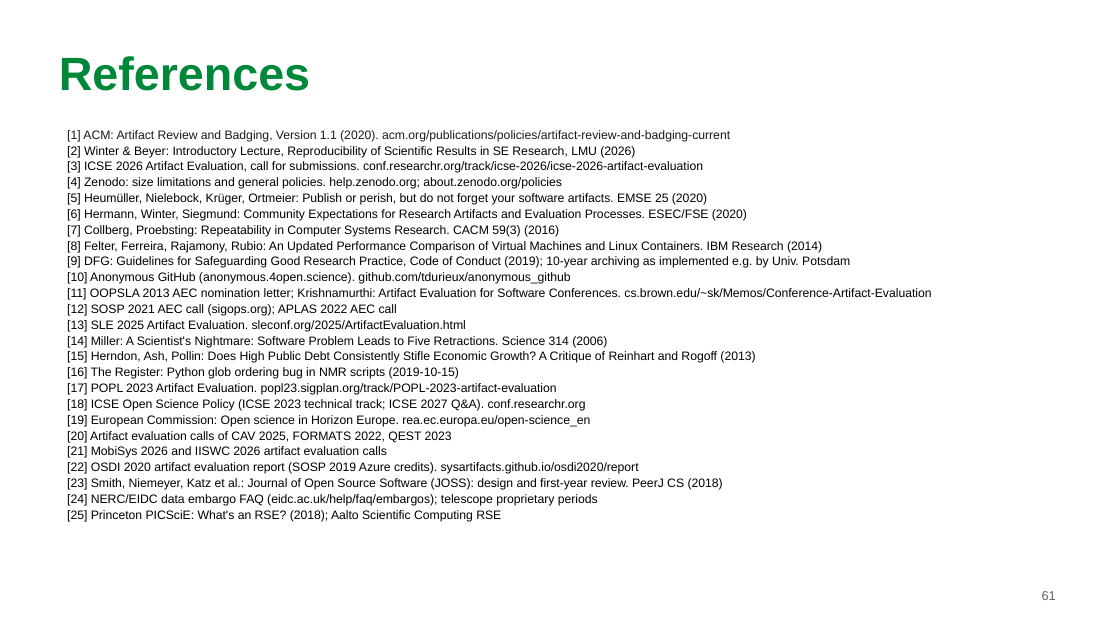
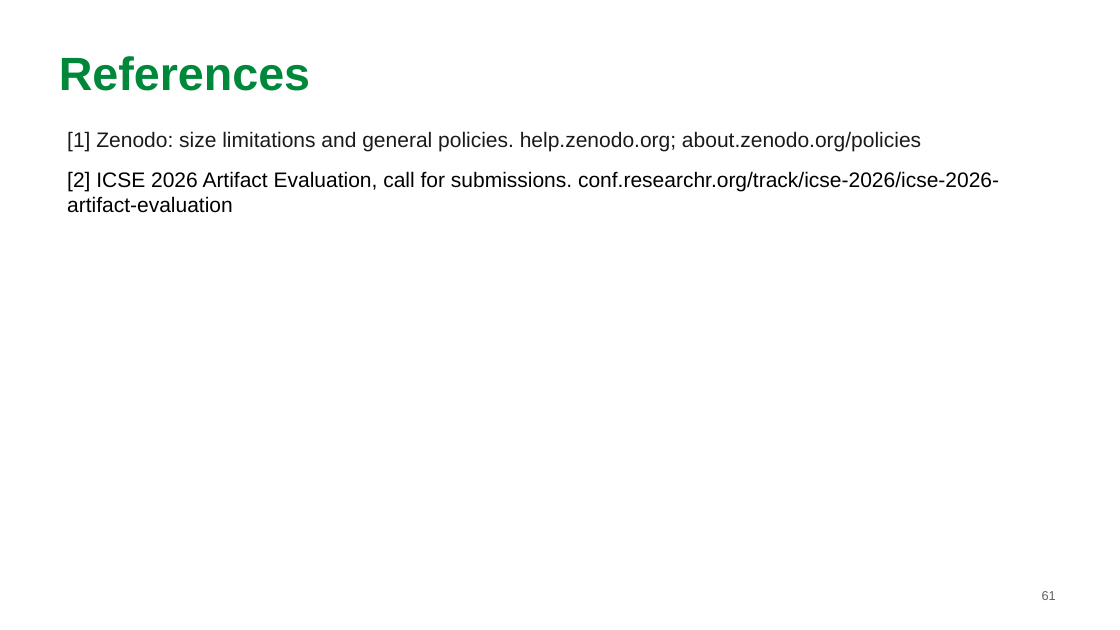
Before and after one commit to MarkAndreDuesing/Reprod_Docs_And_Notes, a slide deck: slide 61 of Vorl_2/slides/lecture2-team-v5-cited.pptx. Drawn at 1120x630 pixels with LibreOffice and Linux fonts; fonts in the diff are those of the drawing. Boxes give left, top, right and bottom in pixels: in the first picture for what was removed or moved away, otherwise in the second. Text is boxed around its words. In the diff, an @@ line names an element or a change of style, - is before the commit and + after.

```diff
--- a/Vorl_2/slides/lecture2-team-v5-cited.pptx
+++ b/Vorl_2/slides/lecture2-team-v5-cited.pptx
@@ text at box(67, 131, 999, 213): text changed; size 10.5 to 18 pt @@
-[1] ACM: Artifact Review and Badging, Version 1.1 (2020). acm.org/publications/policies/artifact-review-and-badging-current
-[2] Winter & Beyer: Introductory Lecture, Reproducibility of Scientific Results in SE Research, LMU (2026)
-[3] ICSE 2026 Artifact Evaluation, call for submissions. conf.researchr.org/track/icse-2026/icse-2026-artifact-evaluation
-[4] Zenodo: size limitations and general policies. help.zenodo.org; about.zenodo.org/policies
-[5] Heumüller, Nielebock, Krüger, Ortmeier: Publish or perish, but do not forget your software artifacts. EMSE 25 (2020)
-[6] Hermann, Winter, Siegmund: Community Expectations for Research Artifacts and Evaluation Processes. ESEC/FSE (2020)
-[7] Collberg, Proebsting: Repeatability in Computer Systems Research. CACM 59(3) (2016)
-[8] Felter, Ferreira, Rajamony, Rubio: An Updated Performance Comparison of Virtual Machines and Linux Containers. IBM Research (2014)
-[9] DFG: Guidelines for Safeguarding Good Research Practice, Code of Conduct (2019); 10-year archiving as implemented e.g. by Univ. Potsdam
-[10] Anonymous GitHub (anonymous.4open.science). github.com/tdurieux/anonymous_github
-[11] OOPSLA 2013 AEC nomination letter; Krishnamurthi: Artifact Evaluation for Software Conferences. cs.brown.edu/~sk/Memos/Conference-Artifact-Evaluation
-[12] SOSP 2021 AEC call (sigops.org); APLAS 2022 AEC call
-[13] SLE 2025 Artifact Evaluation. sleconf.org/2025/ArtifactEvaluation.html
-[14] Miller: A Scientist's Nightmare: Software Problem Leads to Five Retractions. Science 314 (2006)
-[15] Herndon, Ash, Pollin: Does High Public Debt Consistently Stifle Economic Growth? A Critique of Reinhart and Rogoff (2013)
-[16] The Register: Python glob ordering bug in NMR scripts (2019-10-15)
-[17] POPL 2023 Artifact Evaluation. popl23.sigplan.org/track/POPL-2023-artifact-evaluation
-[18] ICSE Open Science Policy (ICSE 2023 technical track; ICSE 2027 Q&A). conf.researchr.org
-[19] European Commission: Open science in Horizon Europe. rea.ec.europa.eu/open-science_en
-[20] Artifact evaluation calls of CAV 2025, FORMATS 2022, QEST 2023
-[21] MobiSys 2026 and IISWC 2026 artifact evaluation calls
-[22] OSDI 2020 artifact evaluation report (SOSP 2019 Azure credits). sysartifacts.github.io/osdi2020/report
-[23] Smith, Niemeyer, Katz et al.: Journal of Open Source Software (JOSS): design and first-year review. PeerJ CS (2018)
-[24] NERC/EIDC data embargo FAQ (eidc.ac.uk/help/faq/embargos); telescope proprietary periods
-[25] Princeton PICSciE: What's an RSE? (2018); Aalto Scientific Computing RSE
+[1] Zenodo: size limitations and general policies. help.zenodo.org; about.zenodo.org/policies
+[2] ICSE 2026 Artifact Evaluation, call for submissions. conf.researchr.org/track/icse-2026/icse-2026-artifact-evaluation
```
Also in this commit, not shown: 2 other slides changed.
